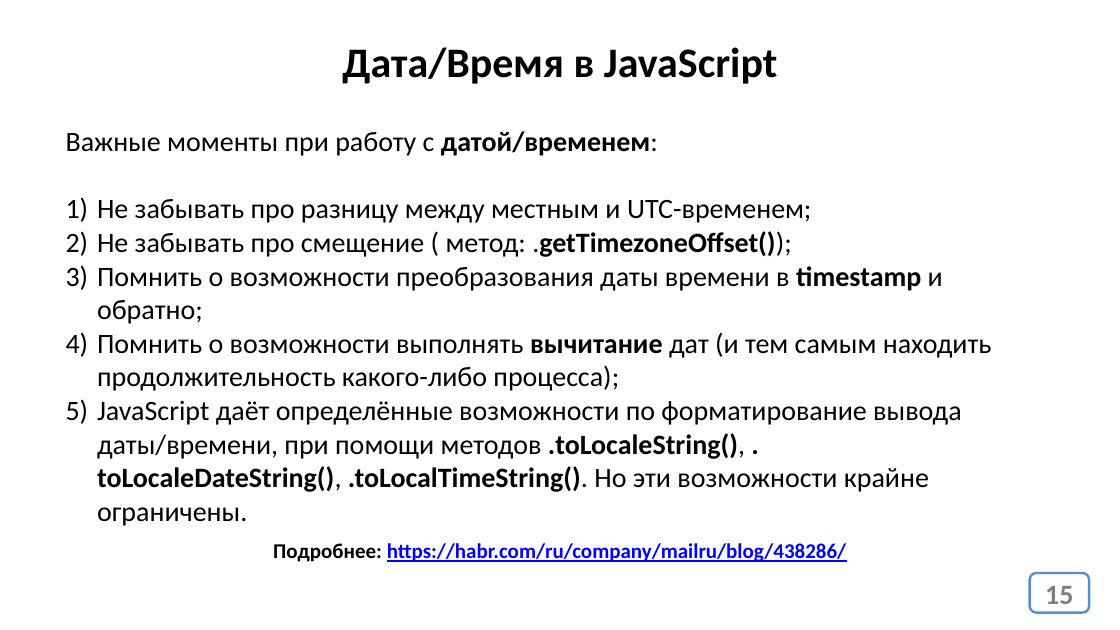
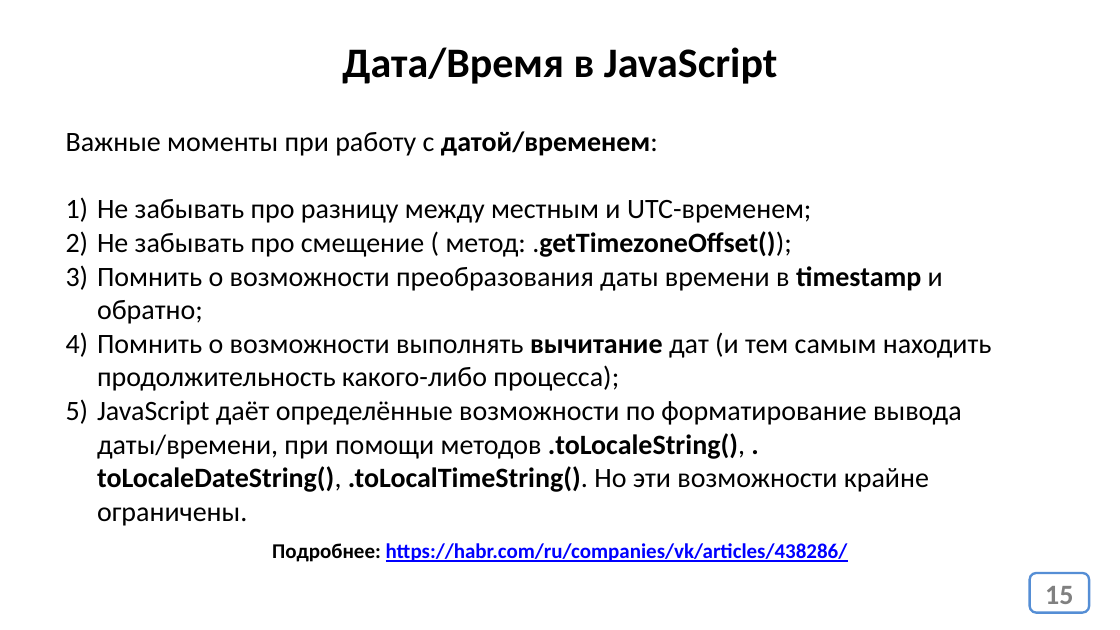
Before and after one commit to javascript-course-18-ortdnipro/lesson06, a slide deck: slide 15 of lesson06.pptx. Drawn at 1120x630 pixels with LibreOffice and Linux fonts; fonts in the diff are those of the drawing. Boxes give left, top, right and bottom in pixels: in the first picture for what was removed or moved away, otherwise in the second. Text is boxed around its words. In the diff, an @@ line names an element or a change of style, - is before the commit and + after.

```diff
--- a/lesson06.pptx
+++ b/lesson06.pptx
@@ text at [272, 543, 848, 562]: text changed @@
-Подробнее: https://habr.com/ru/company/mailru/blog/438286/
+Подробнее: https://habr.com/ru/companies/vk/articles/438286/
```
Also in this commit, not shown: 3 other slides changed, 1 other file.
